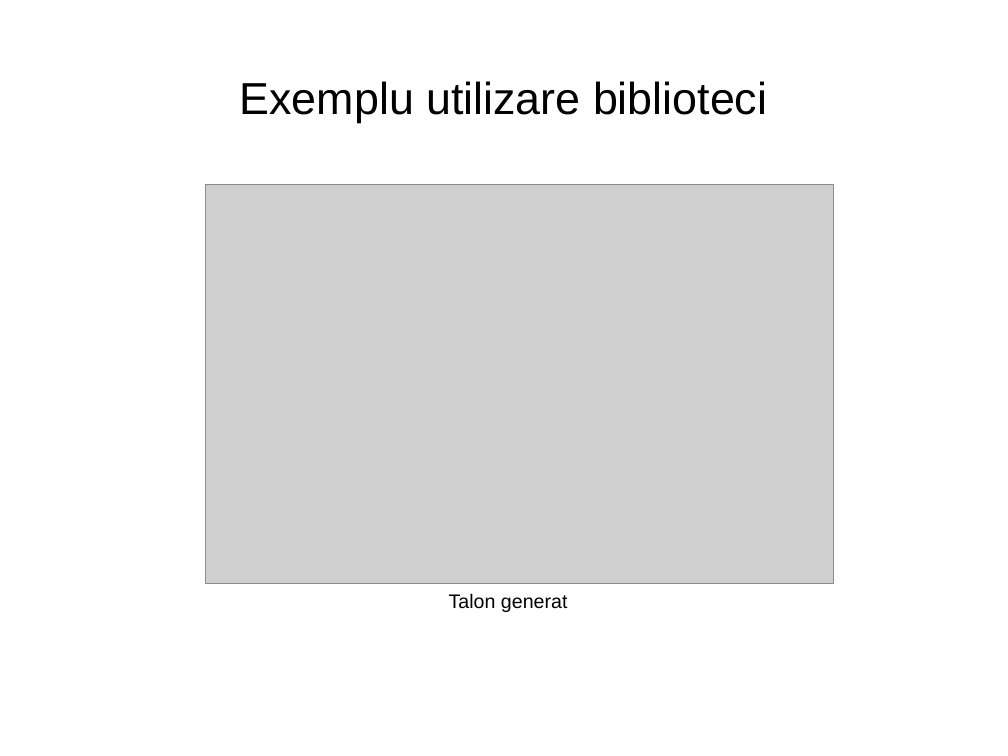
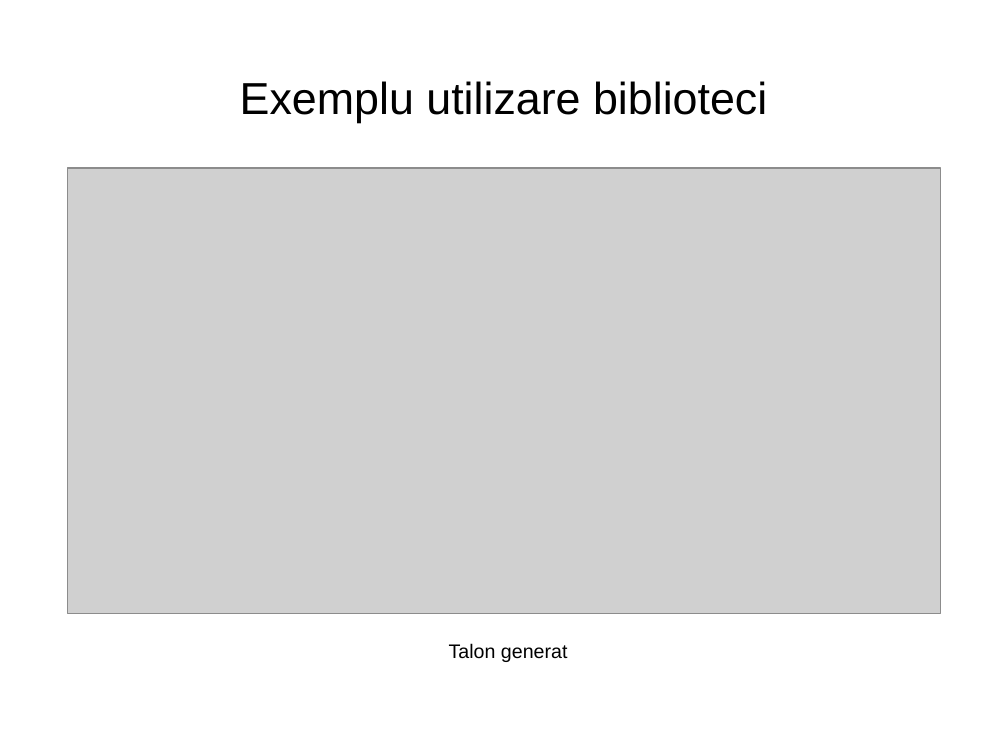
Before and after one commit to lchirvase91/disertatie, a slide deck: slide 12 of documentatie_scris/Disertatie - Prezentare PP Liviu Chirvase.ppt. Drawn at 1008x756 pixels with LibreOffice and Linux fonts; fonts in the diff are those of the drawing; grey boxes stand for pictures; background and template pictures are left out. Boxes give left, top, right and bottom in pixels: in the first picture for what was removed or moved away, otherwise in the second. Text is boxed around its words. In the diff, an @@ line names an element or a change of style, - is before the commit and + after.

Commit message:
[doc+ppt] Final ppt

```diff
--- a/documentatie_scris/Disertatie - Prezentare PP Liviu Chirvase.ppt
+++ b/documentatie_scris/Disertatie - Prezentare PP Liviu Chirvase.ppt
@@ picture: place and size @@
-picture at box(206, 184, 835, 583)
+picture at box(68, 168, 941, 614)
@@ text "Talon generat": place and size @@
-text "Talon generat" at box(449, 593, 568, 612)
+text "Talon generat" at box(449, 643, 568, 662)
```
Also in this commit, not shown: 1 other slide changed, 1 slide added, 4 other files.
